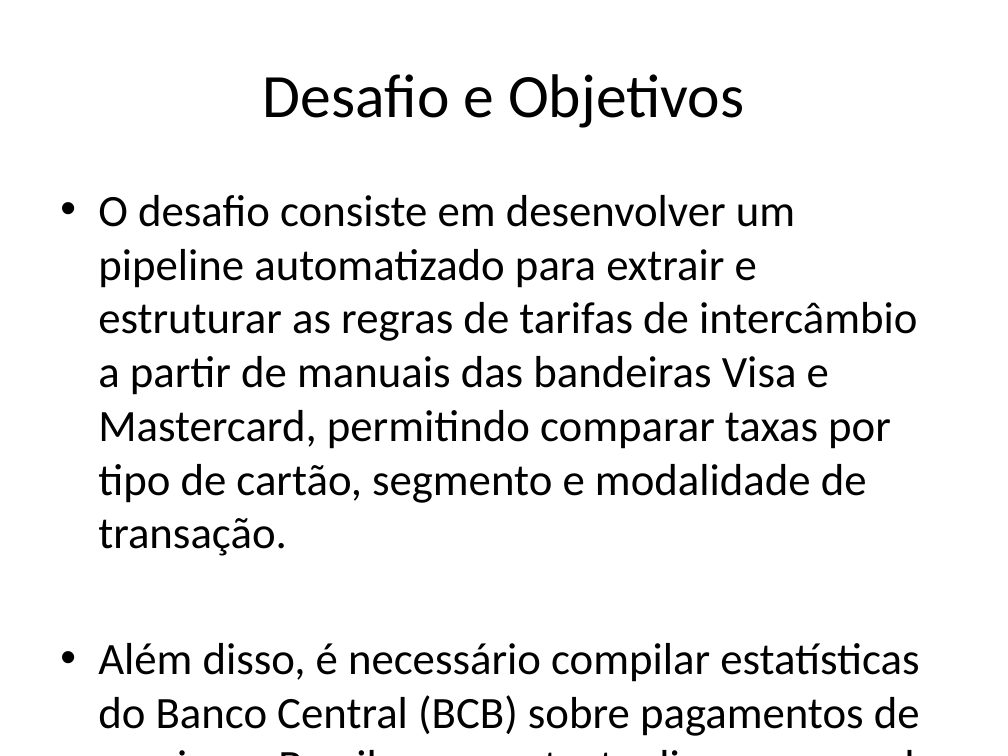
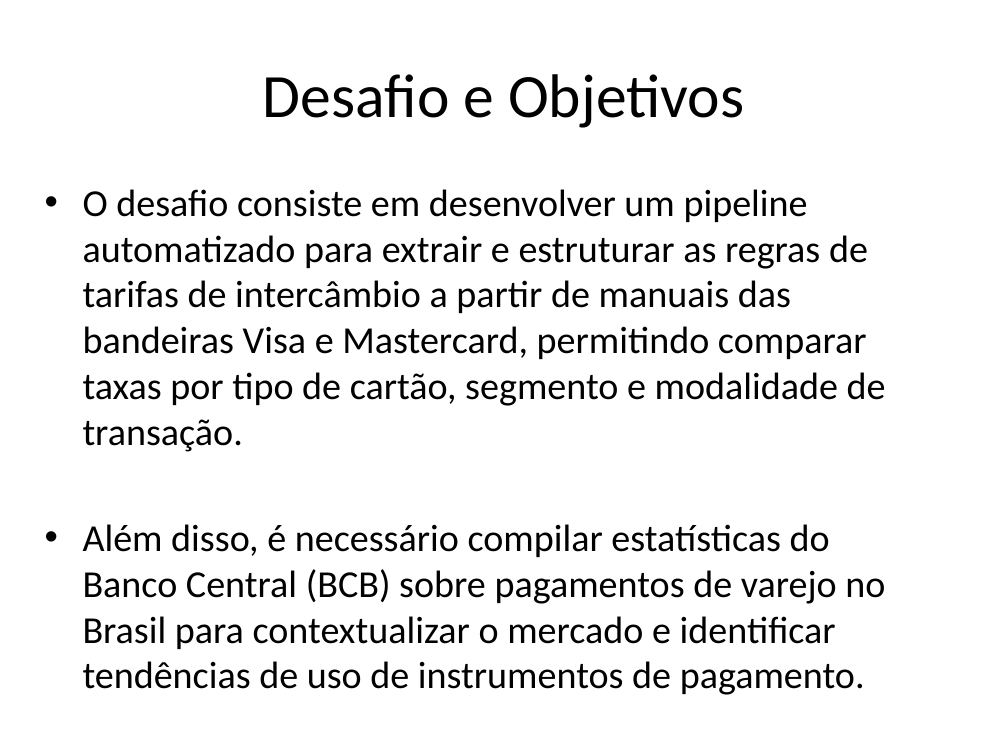
Before and after one commit to nielsencastelo/Interchange-CIELO, a slide deck: slide 3 of docs/interchange_presentation.pptx. Drawn at 1008x756 pixels with LibreOffice and Linux fonts; fonts in the diff are those of the drawing. Boxes give left, top, right and bottom in pixels: in the first picture for what was removed or moved away, otherwise in the second. Text is boxed around its words. In the diff, an @@ line names an element or a change of style, - is before the commit and + after.

```diff
--- a/docs/interchange_presentation.pptx
+++ b/docs/interchange_presentation.pptx
@@ text "O desafio consiste em desenvolver ...": place and size @@
-text "O desafio consiste em desenvolver ..." at box(98, 195, 920, 736)
+text "O desafio consiste em desenvolver ..." at box(83, 189, 886, 689)
@@ text "O desafio consiste em desenvolver ..." at box(83, 189, 886, 689): size 32 to 27.2 pt @@
```
Also in this commit, not shown: 6 other slides changed, 1 other file.
